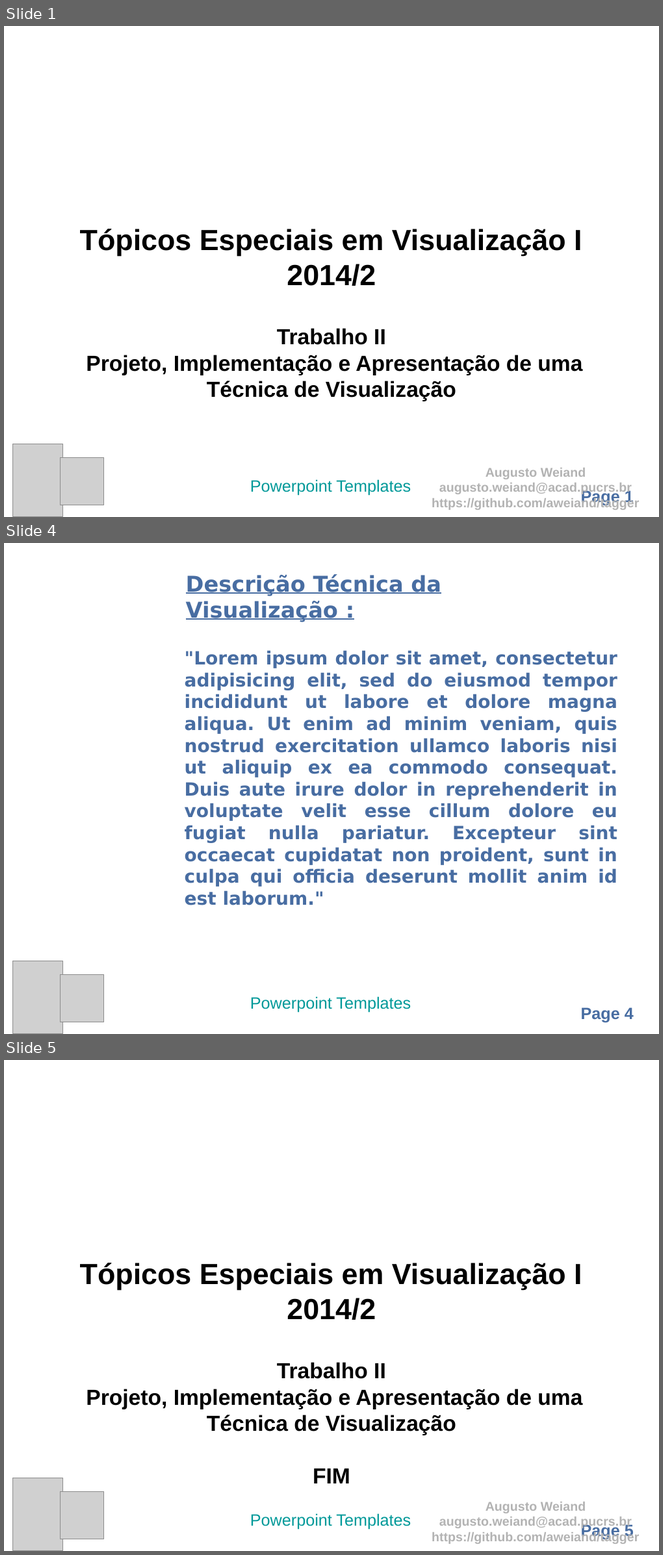
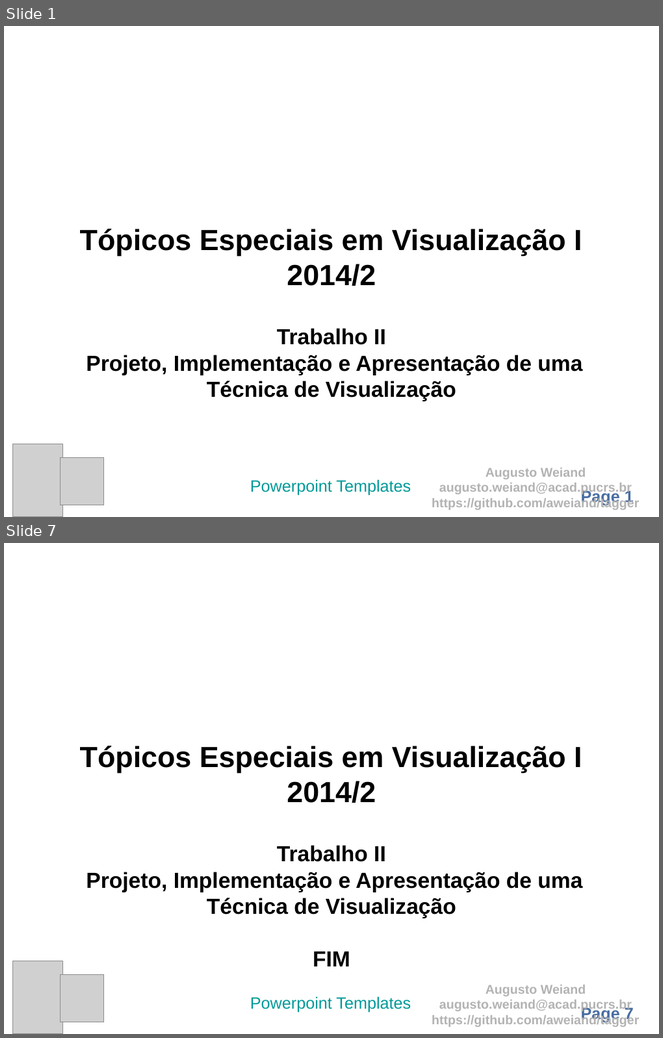
Before and after one commit to aweiand/tagger, a slide deck: Apresentacao.odp. Shown one above the other, each under a label of ours: slides 1, 4 and 5 before the commit, slides 1 and 7 after it; the slides between them are not shown. The pictures are 663x1555 and 663x1038 pixels, drawn with LibreOffice and Linux fonts; fonts in the diff are those of the drawing; grey boxes stand for pictures; background and template pictures are left out. Boxes give left, top, right and bottom in pixels: in the first picture for what was removed or moved away, otherwise in the second. Text is boxed around its words. In the diff, an @@ line names an element or a change of style, - is before the commit and + after.

```diff
--- a/Apresentacao.odp
+++ b/Apresentacao.odp
@@ slide 4 removed at (4,543,659,1034), background picture (left out); not listed: 1 template element that a slide beside it also shows @@
@@ text removed at (186,574,441,622) @@
-Descrição Técnica da Visualização :
@@ text removed at (185,650,618,906) @@
-"Lorem ipsum dolor sit amet, consectetur adipisicing elit, sed do eiusmod tempor incididunt ut labore et dolore magna aliqua. Ut enim ad minim veniam, quis nostrud exercitation ullamco laboris nisi ut aliquip ex ea commodo consequat. Duis aute irure dolor in reprehenderit in voluptate velit esse cillum dolore eu fugiat nulla pariatur. Excepteur sint occaecat cupidatat non proident, sunt in culpa qui officia deserunt mollit anim id est laborum."
@@ picture removed at (13,962,63,1034) @@
@@ picture removed at (61,977,96,1018) @@
@@ picture removed at (61,975,104,1022) @@
@@ text removed at (250,997,411,1013) @@
-Powerpoint Templates
@@ what was slide 5 is now slide 7 @@
@@ page number at (581,1006,634,1023): text changed @@
-Page 5
+Page 7
```
Also in this commit, not shown: 1 slide changed, 4 slides added, 1 other slide removed, 11 other files.
